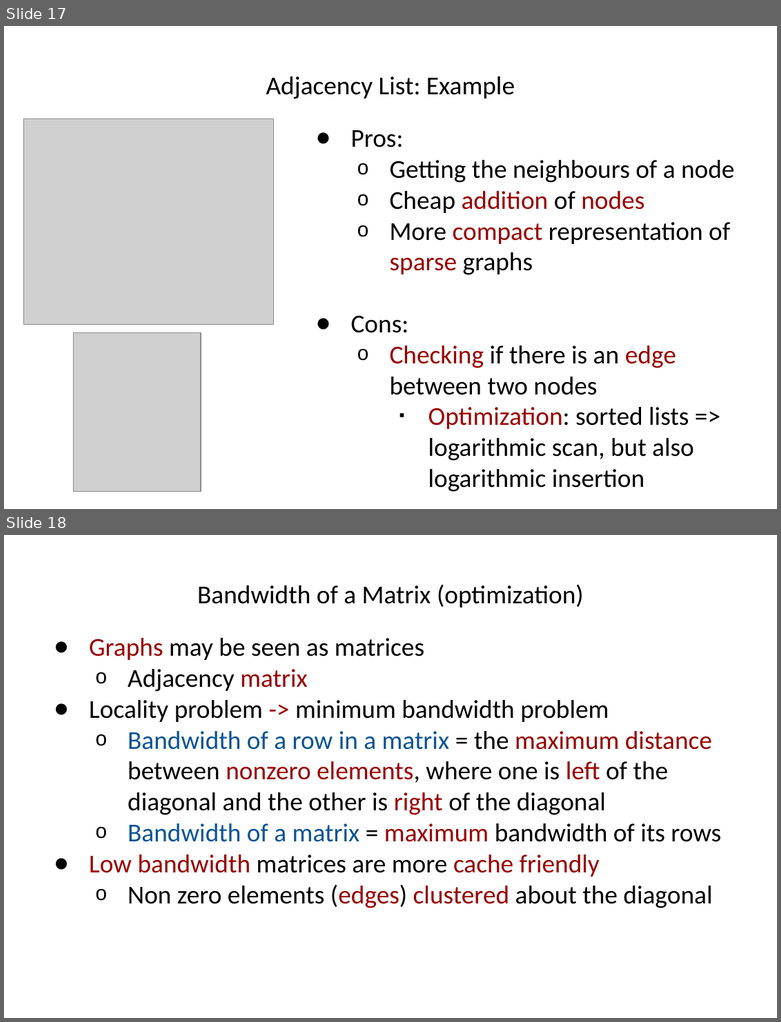
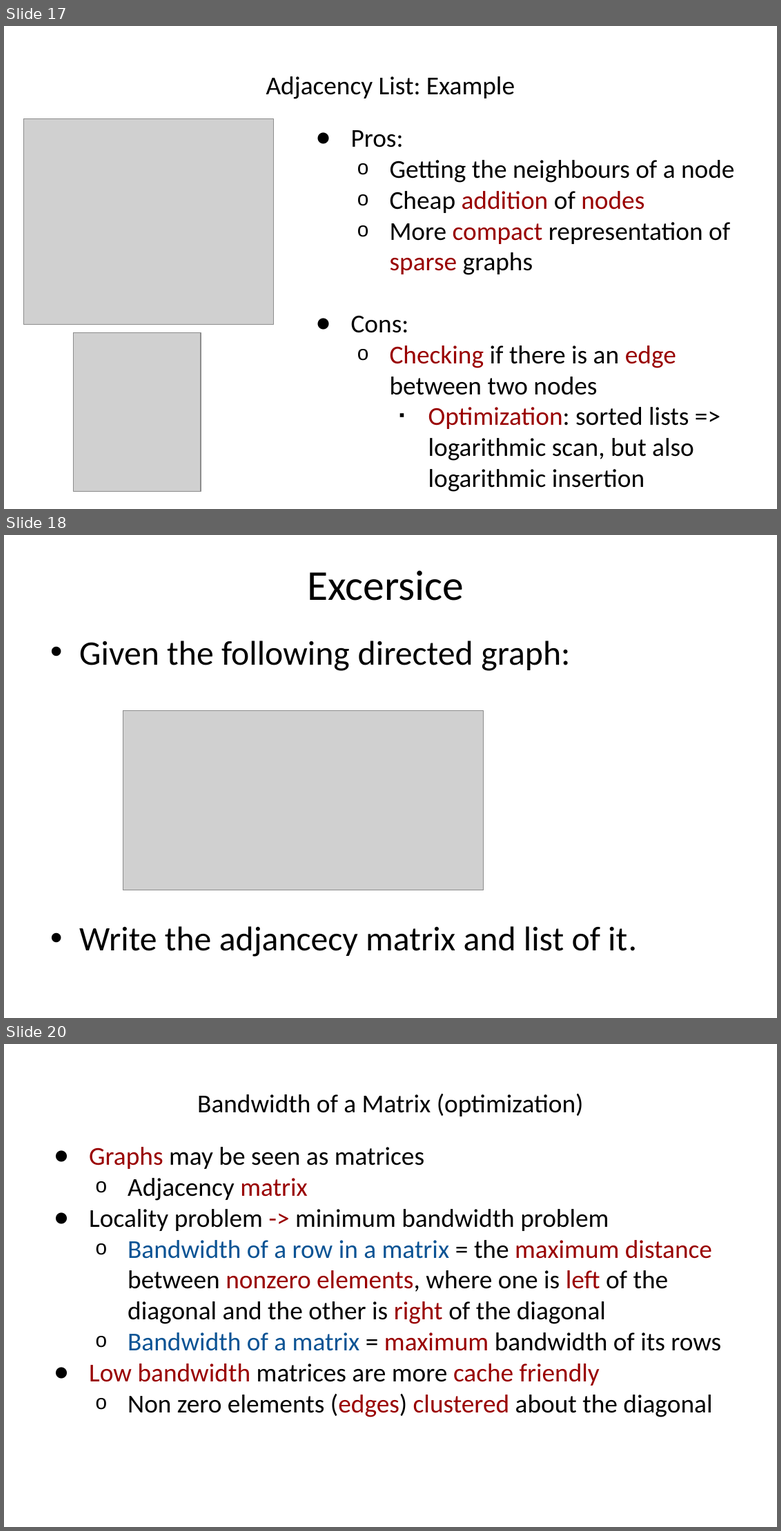
Before and after one commit to hogeschool/INFDEV026B, a slide deck: Lecture 5.pptx. Shown one above the other, each under a label of ours: slides 17 and 18 before the commit, slides 17, 18 and 20 after it; the slides between them are not shown. The pictures are 781x1022 and 781x1531 pixels, drawn with LibreOffice and Linux fonts; fonts in the diff are those of the drawing; grey boxes stand for pictures. Boxes give left, top, right and bottom in pixels: in the first picture for what was removed or moved away, otherwise in the second. Text is boxed around its words. In the diff, an @@ line names an element or a change of style, - is before the commit and + after.

```diff
--- a/Lecture 5.pptx
+++ b/Lecture 5.pptx
@@ slide 18 added at (x1=4, y1=535, x2=777, y2=1018), background #FFFFFF @@
@@ title added at (x1=307, y1=570, x2=464, y2=601), 39.6 pt, text #000000 @@
+Excersice
@@ text added at (x1=79, y1=641, x2=637, y2=957), 32 pt, text #000000 @@
+• Given the following directed graph:
+• Write the adjancecy matrix and list of it.
@@ picture added at (x1=123, y1=710, x2=483, y2=890) @@
@@ what was slide 18 is now slide 20 @@
```
Also in this commit, not shown: 1 other slide added.
